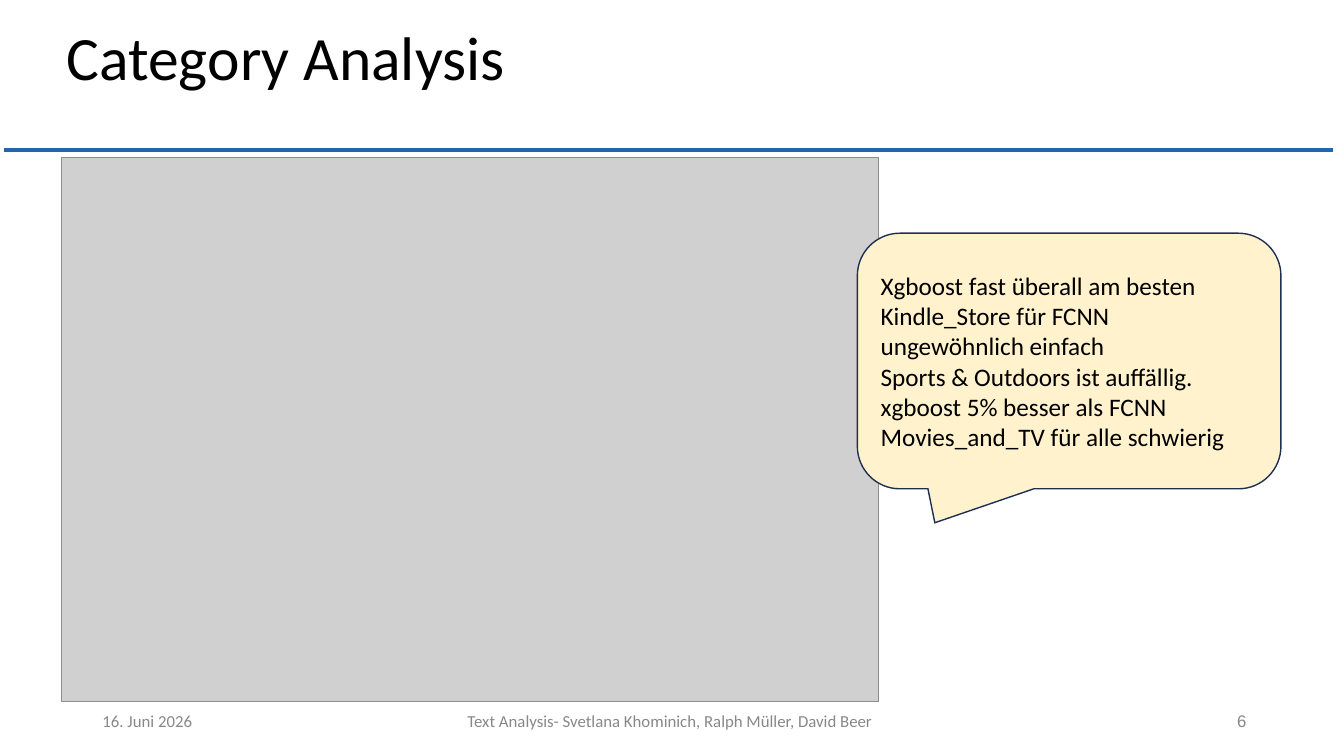
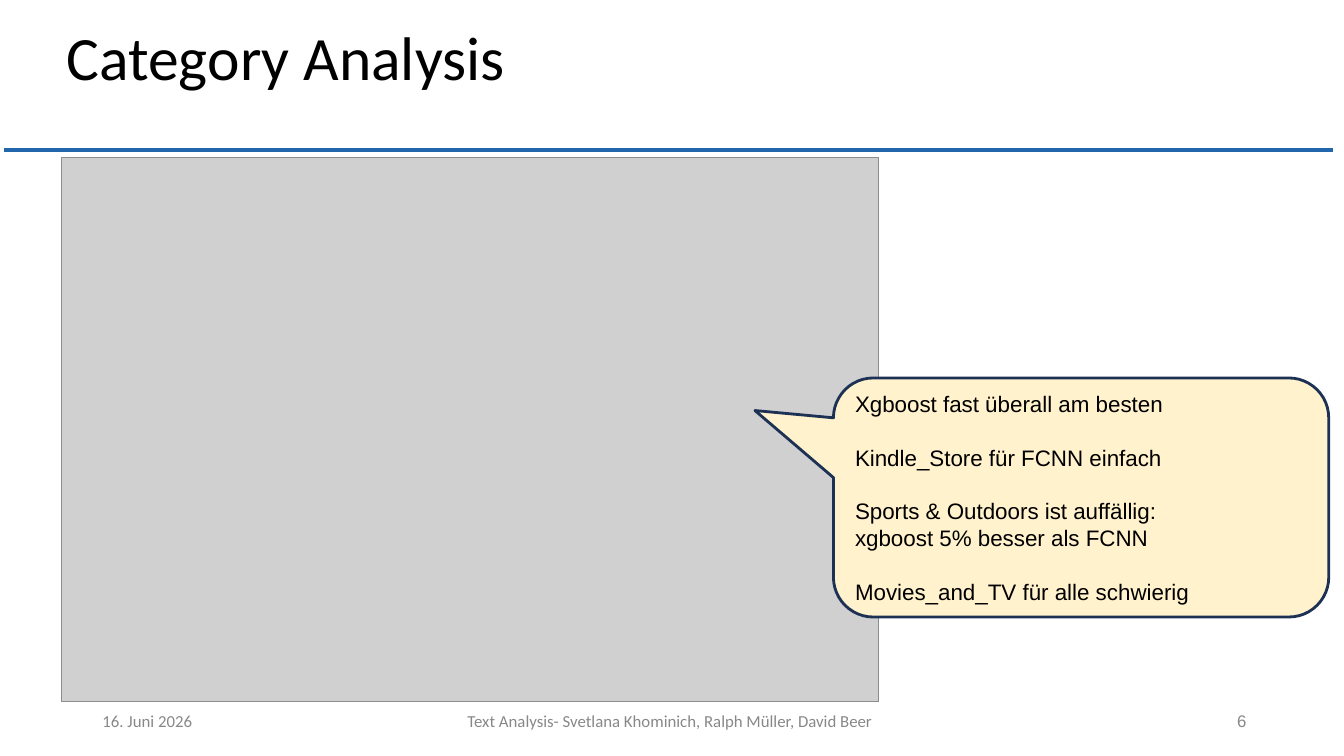
Before and after one commit to muellR/text_analysis, a slide deck: slide 6 of presentation/ln_text_analysis.pptx. Drawn at 1344x756 pixels with LibreOffice and Linux fonts; fonts in the diff are those of the drawing; grey boxes stand for pictures; background and template pictures are left out. Boxes give left, top, right and bottom in pixels: in the first picture for what was removed or moved away, otherwise in the second. Text is boxed around its words. In the diff, an @@ line names an element or a change of style, - is before the commit and + after.

```diff
--- a/presentation/ln_text_analysis.pptx
+++ b/presentation/ln_text_analysis.pptx
@@ freeform shape removed at [858, 233, 1281, 522] @@
@@ rounded speech box "Xgboost fast überall am besten": place and size @@
-rounded speech box "Xgboost fast überall am besten" at [881, 277, 1224, 451]
+rounded speech box "Xgboost fast überall am besten" at [834, 378, 1329, 617]
@@ rounded speech box "Xgboost fast überall am besten" at [834, 378, 1329, 617]: fill none to #FFF2CC; outline none to #1E3256 2 pt @@
@@ text in rounded speech box at [855, 395, 1189, 605]: size 18 to 16 pt, font Calibri to Arial in "Xgboost fast überall am besten", "Movies_and_TV für alle schwierig" @@
@@ text in rounded speech box at [855, 449, 1161, 551]: text changed; size 18 to 16 pt; font Calibri to Arial @@
-Kindle_Store für FCNN ungewöhnlich einfach
-Sports & Outdoors ist auffällig. xgboost 5% besser als FCNN
+Kindle_Store für FCNN einfach
+Sports & Outdoors ist auffällig:
+xgboost 5% besser als FCNN
```
Also in this commit, not shown: 6 other slides changed.
